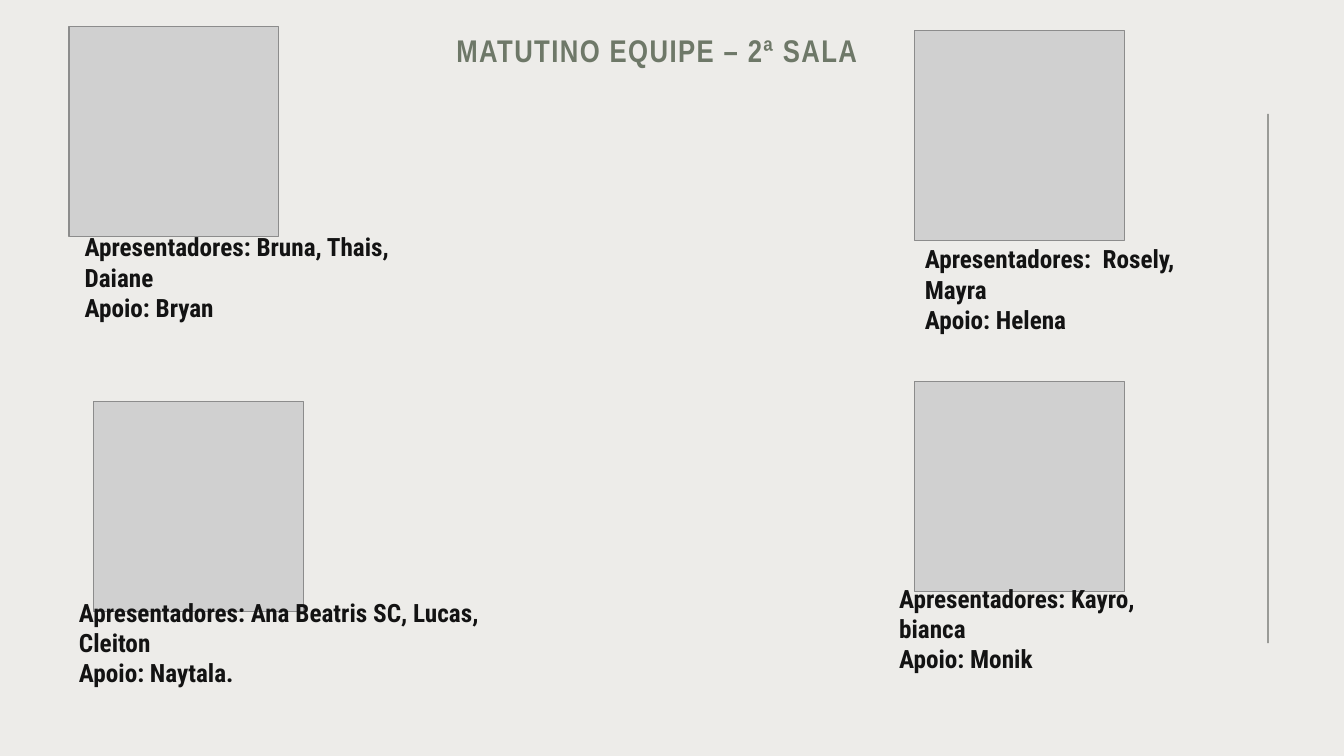
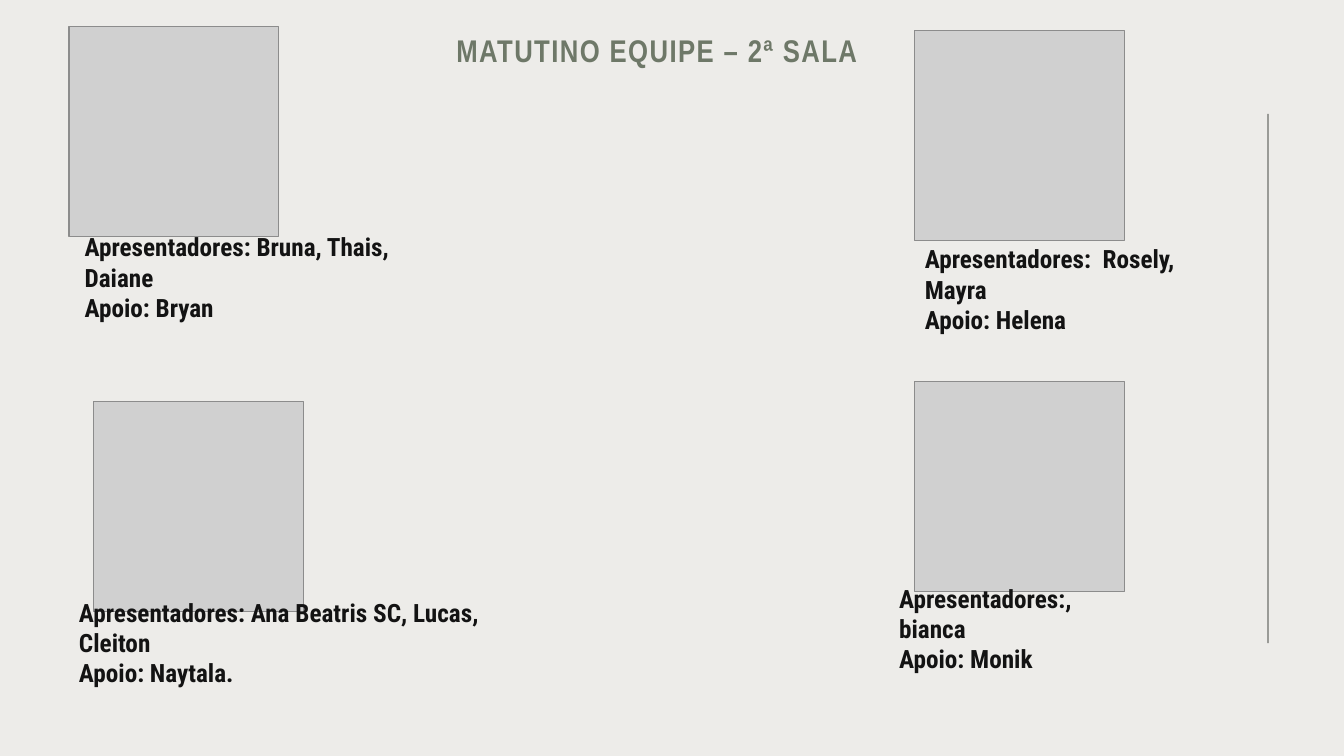
Before and after one commit to isaqlle/desafio_mundoSENAI, a slide deck: slide 1 of document/Divisão Salas - Mundo SENAI.pptx. Drawn at 1344x756 pixels with LibreOffice and Linux fonts; fonts in the diff are those of the drawing; grey boxes stand for pictures. Boxes give left, top, right and bottom in pixels: in the first picture for what was removed or moved away, otherwise in the second. Text is boxed around its words. In the diff, an @@ line names an element or a change of style, - is before the commit and + after.

```diff
--- a/document/Divisão Salas - Mundo SENAI.pptx
+++ b/document/Divisão Salas - Mundo SENAI.pptx
@@ text at [899,585,1071,639]: text changed @@
-Apresentadores: Kayro, bianca
+Apresentadores:, bianca
```
Also in this commit, not shown: 2 other slides changed, 4 other files.
